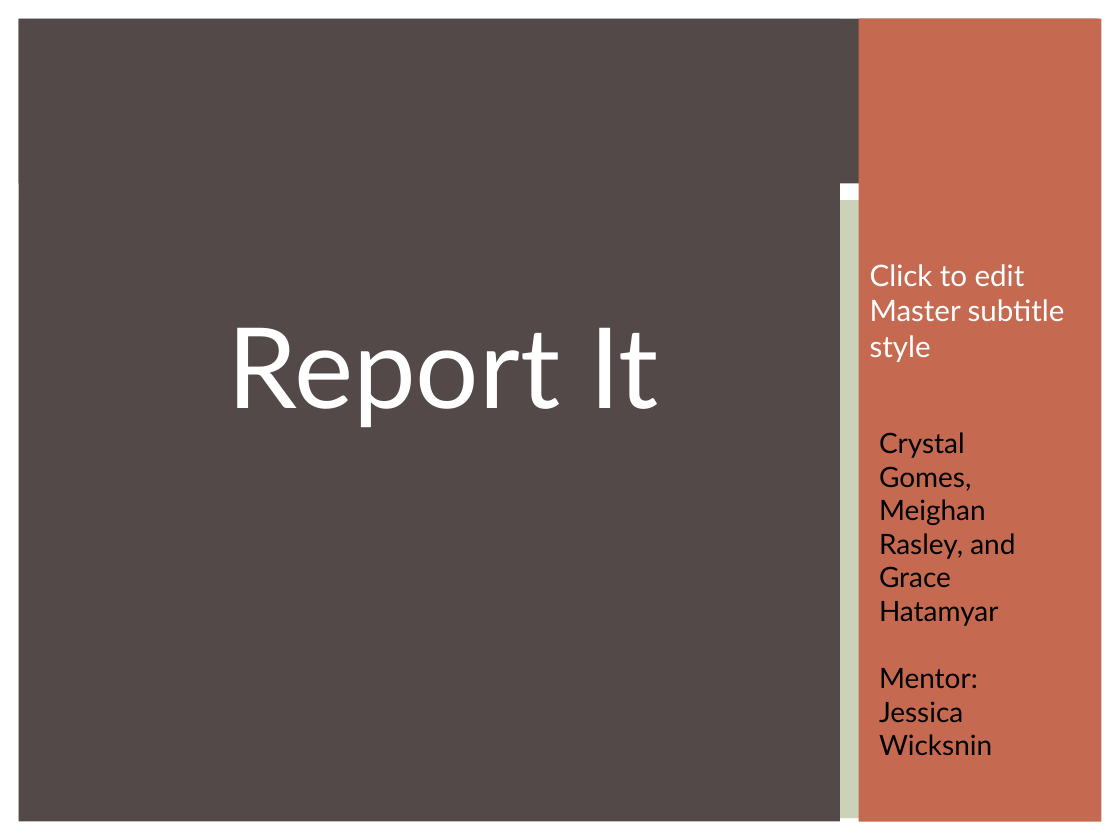
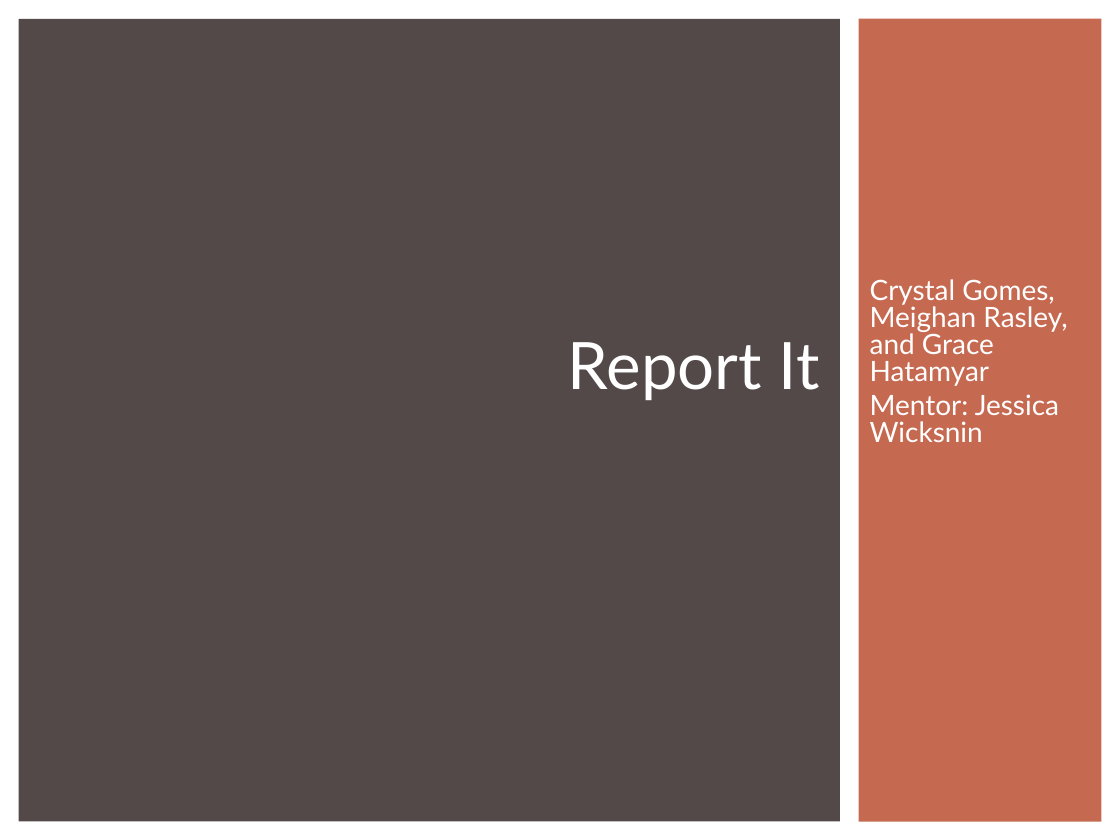
Before and after one commit to SEACodeCarrots/ReportIt, a slide deck: slide 1 of presentation.ppt. Drawn at 1120x840 pixels with LibreOffice and Linux fonts; fonts in the diff are those of the drawing. Boxes give left, top, right and bottom in pixels: in the first picture for what was removed or moved away, otherwise in the second. Text is boxed around its words. In the diff, an @@ line names an element or a change of style, - is before the commit and + after.

Commit message:
Added final version of presentation

```diff
--- a/presentation.ppt
+++ b/presentation.ppt
@@ rectangle removed at [19, 19, 1099, 184] @@
@@ rectangle removed at [19, 200, 1101, 819] @@
@@ text "Report It" at [568, 342, 820, 400]: size 72 to 42 pt; alignment centre to right @@
@@ text "Crystal Gomes, Meighan Rasley, and ...": place and size @@
-text "Crystal Gomes, Meighan Rasley, and ..." at [879, 432, 1015, 755]
+text "Crystal Gomes, Meighan Rasley, and ..." at [870, 279, 1067, 442]
@@ text "Crystal Gomes, Meighan Rasley, and ..." at [870, 279, 1067, 442]: text colour #000000 to #FFFFFF; line spacing 1 to 0.8; more space between paragraphs; vertical alignment top to middle @@
@@ text removed at [870, 264, 1065, 362] @@
-Click to edit Master subtitle style
```
Also in this commit, not shown: 4 other slides changed, 5 slides added, 2 slides removed.
